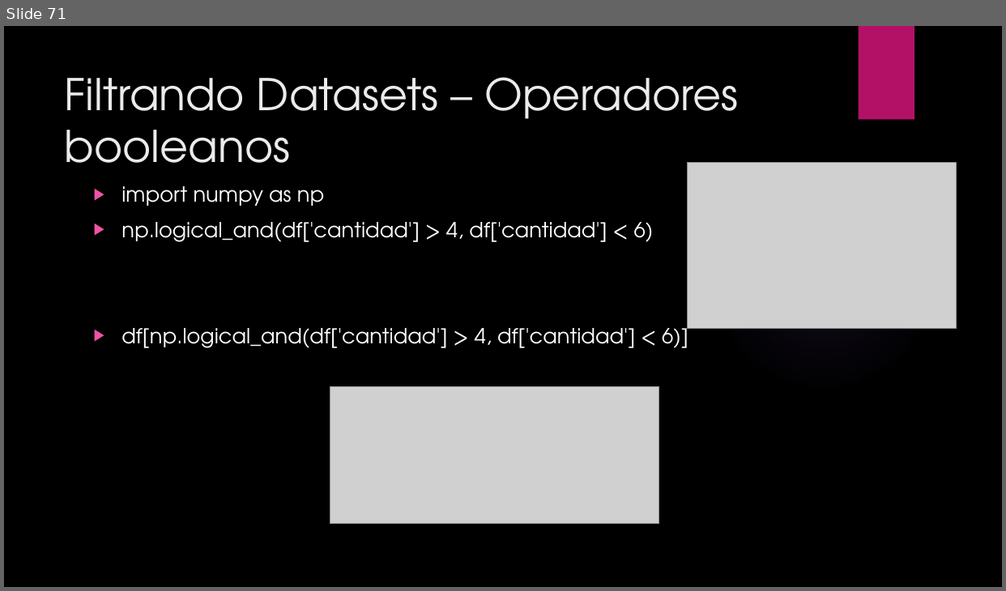
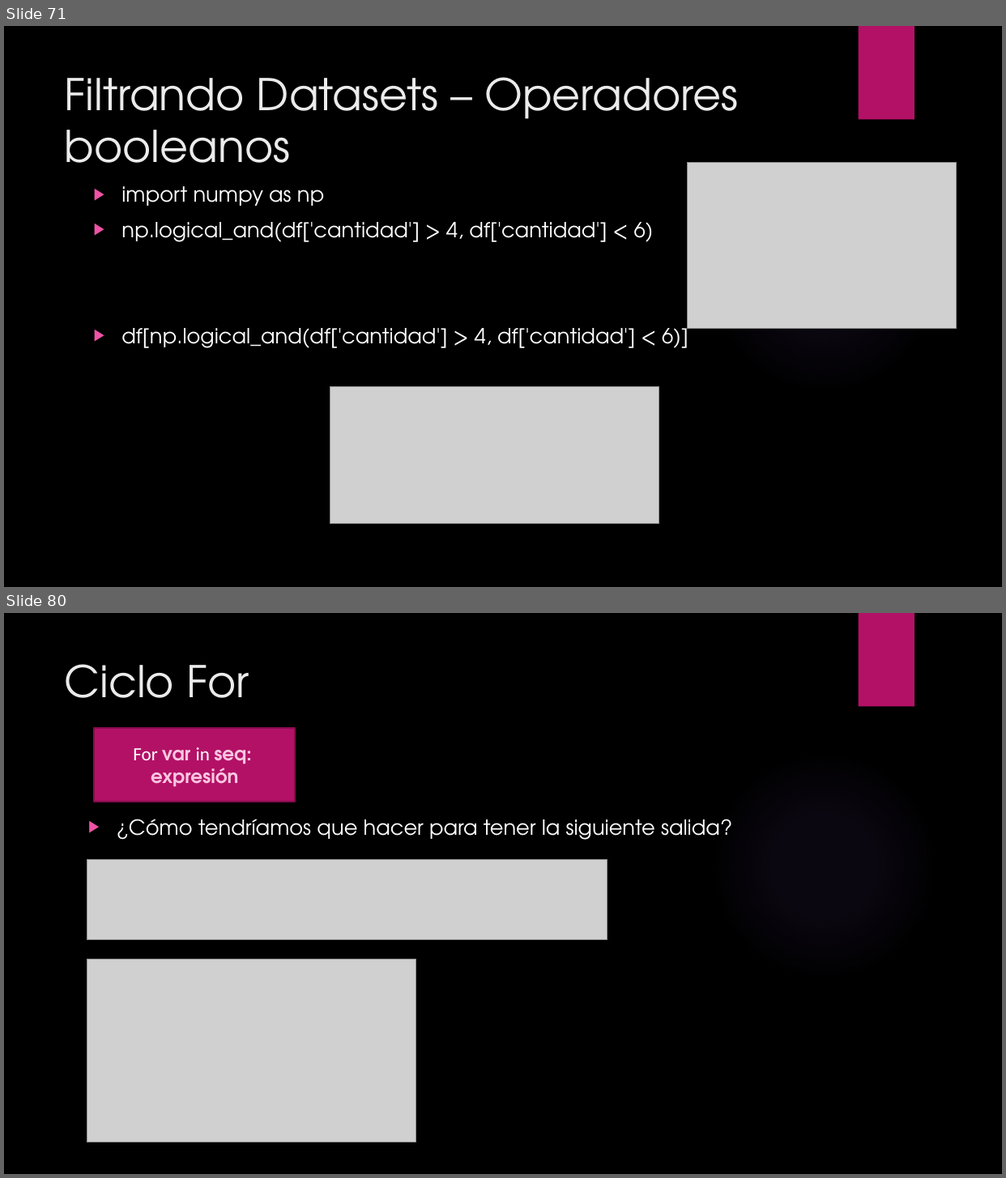
Before and after one commit to ulatinaedupa/ProgrammingForEngineers, a slide deck: Presentation/Class 3 - Matplotlib, Pandas and Logic.pptx. Shown one above the other, each under a label of ours: slide 71 before the commit, slides 71 and 80 after it; the slides between them are not shown. The pictures are 1006x591 and 1006x1178 pixels, drawn with LibreOffice and Linux fonts; fonts in the diff are those of the drawing; grey boxes stand for pictures; background and template pictures are left out. Boxes give left, top, right and bottom in pixels: in the first picture for what was removed or moved away, otherwise in the second. Text is boxed around its words. In the diff, an @@ line names an element or a change of style, - is before the commit and + after.

```diff
--- a/Presentation/Class 3 - Matplotlib, Pandas and Logic.pptx
+++ b/Presentation/Class 3 - Matplotlib, Pandas and Logic.pptx
@@ slide 80 added at [4,613,1002,1174], background picture (left out); not listed: 2 template elements that a slide beside it also shows @@
@@ title added at [65,664,249,698], 42 pt, text #EBEBEB @@
+Ciclo For
@@ rectangle added at [94,727,296,802], fill #B31166, outline #840D4B 1.5 pt, 18 pt, text #FAC6E1, bold @@
+For var in seq:
+expresión
@@ text added at [117,819,732,840], 20 pt, text #FFFFFF @@
+▶ ¿Cómo tendríamos que hacer para tener la siguiente salida?
@@ picture added at [87,860,607,940] @@
@@ picture added at [87,960,415,1143] @@
```
Also in this commit, not shown: 27 other slides added, 2 other files.
